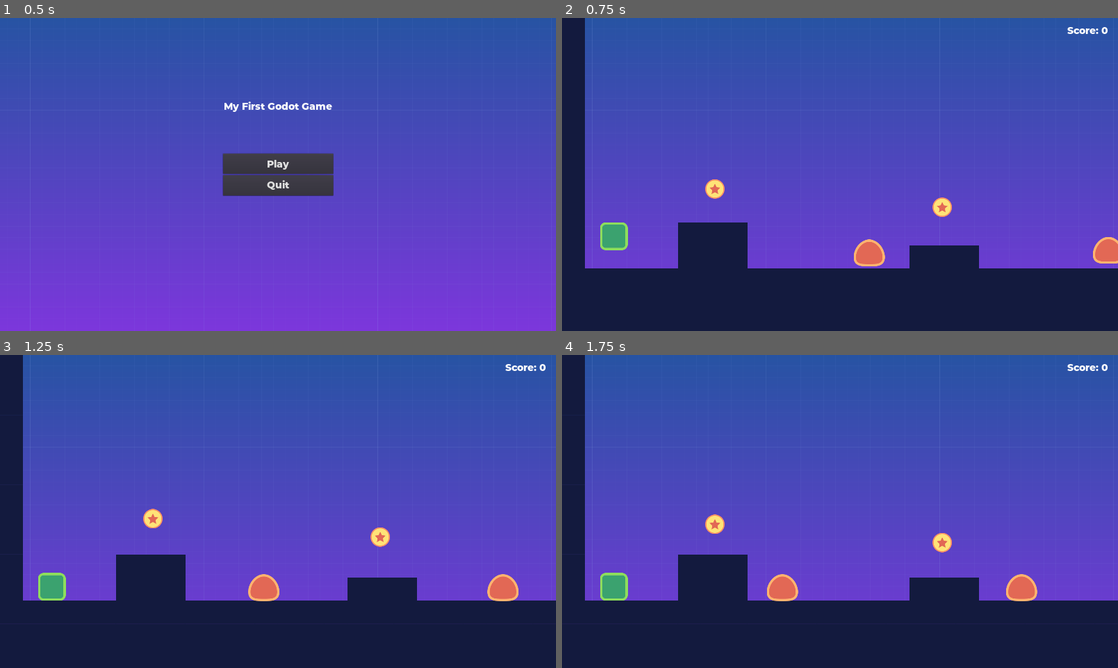
Above: before the commit, frames 1-4 (two rows, left to right).
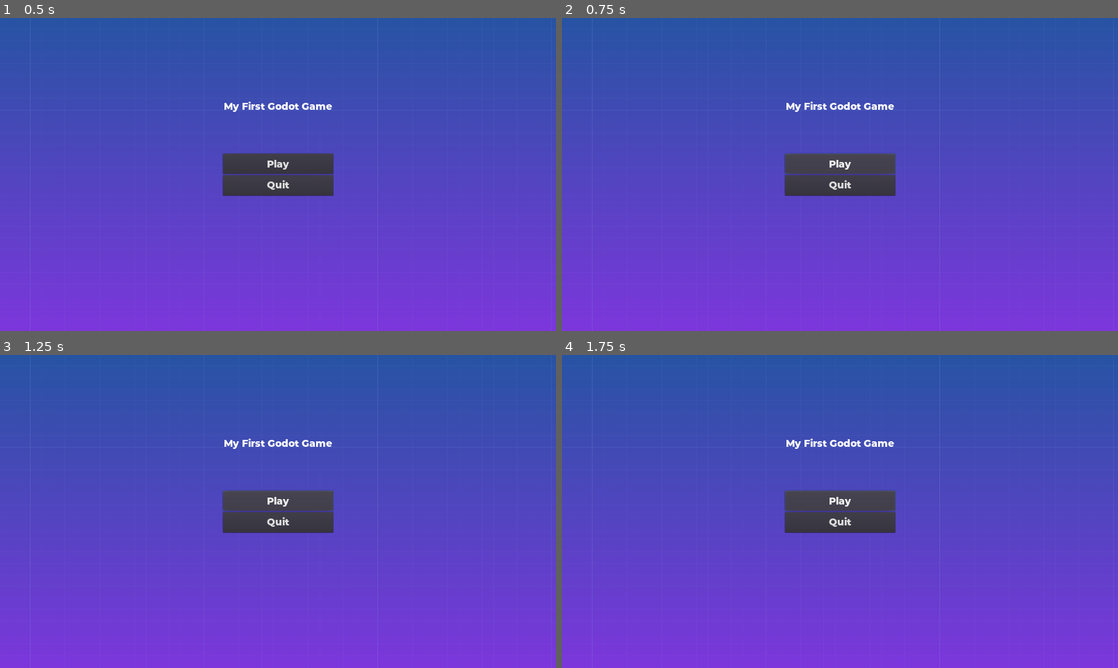
Above: after the commit, the same moments.

Repository: Zami77/FirstGodot2DGame
Game: Godot game, scene res://src/Screens/MainScreen.tscn
Two runs of this game, one before a commit and one after it. Both use one fixed random seed, a clock stepped at 60 frames per second and the inputs below.
Inputs (mouse positions are in pixels of both pictures, inside the frame that each line leads up to):
- Up to frame 1 (0.5 s): no input
- Up to frame 2 (0.75 s): click "Play" at 0.5 s
- Up to frame 3 (1.25 s): no input
- Up to frame 4 (1.75 s): click (840, 502) at 1.25 s, where only the run after the commit has a clickable "Play"

Frame 1 is identical in both runs. In frame 2, 31% of the frame differs, in the area x 0-100%, y 0-100%; in frame 3, 32%; in frame 4, 32%.

Commit message:
update html5 export

Diff:
--- a/Godot_2d_Tutorial/project.godot
+++ b/Godot_2d_Tutorial/project.godot
@@ -32,7 +32,6 @@
 
 window/size/width=1920
 window/size/height=1080
-window/size/fullscreen=true
 window/size/test_width=1280
 window/size/test_height=720
 window/stretch/mode="2d"
--- a/Godot_2d_Tutorial/src/Levels/Level02.tscn
+++ b/Godot_2d_Tutorial/src/Levels/Level02.tscn
@@ -7,6 +7,7 @@
 [ext_resource path="res://src/Objects/Coin.tscn" type="PackedScene" id=5]
 [ext_resource path="res://src/UserInterface/UserInterface.tscn" type="PackedScene" id=6]
 [ext_resource path="res://src/Objects/Portal2D.tscn" type="PackedScene" id=7]
+[ext_resource path="res://src/Screens/EndScreen.tscn" type="PackedScene" id=8]
 
 [sub_resource type="ConvexPolygonShape2D" id=1]
 points = PoolVector2Array( 0, 0, 80, 0, 80, 80, 0, 80 )
@@ -88,3 +89,4 @@
 
 [node name="Portal2D" parent="." instance=ExtResource( 7 )]
 position = Vector2( 2500, 841 )
+next_scene = ExtResource( 8 )
Not shown, changed: Godot_2d_Tutorial/export_presets.cfg
Not shown: 1 places in Godot_2d_Tutorial/src/Levels/Level02.tscn that only renumber resources
Not shown, added: docs/index.apple-touch-icon.png
Not shown, added: docs/index.audio.worklet.js
Not shown, changed: docs/index.html
Not shown, added: docs/index.icon.png
Not shown, added: docs/index.js
Not shown, added: docs/index.pck
Not shown, added: docs/index.png
Not shown, added: docs/index.wasm
